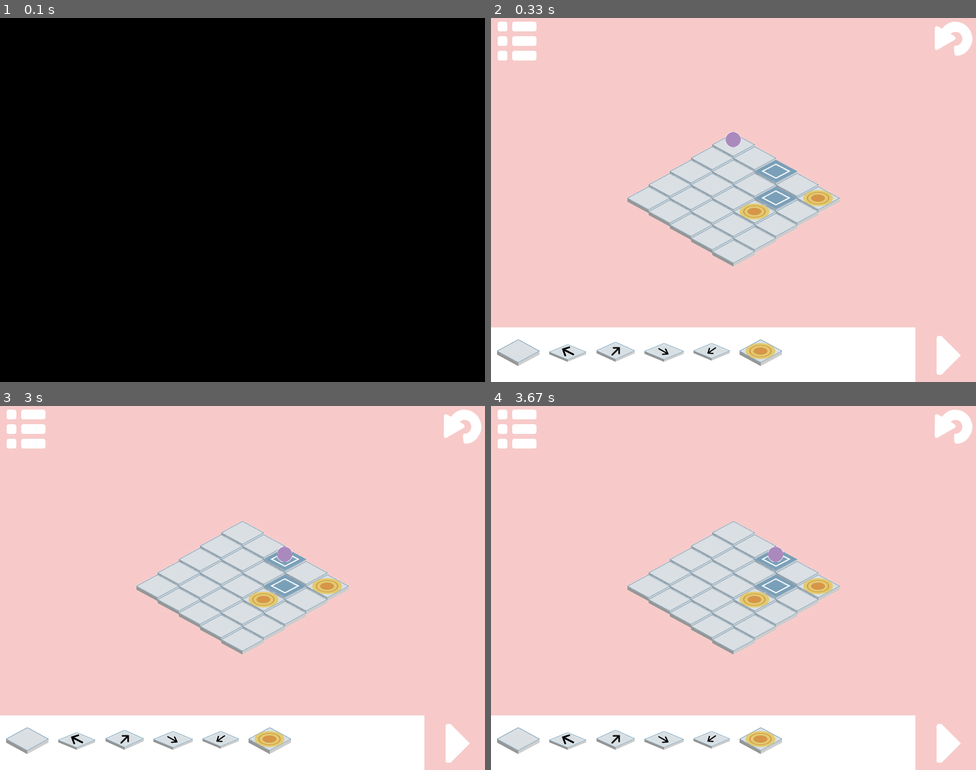
Above: before the commit, frames 1-4 (two rows, left to right).
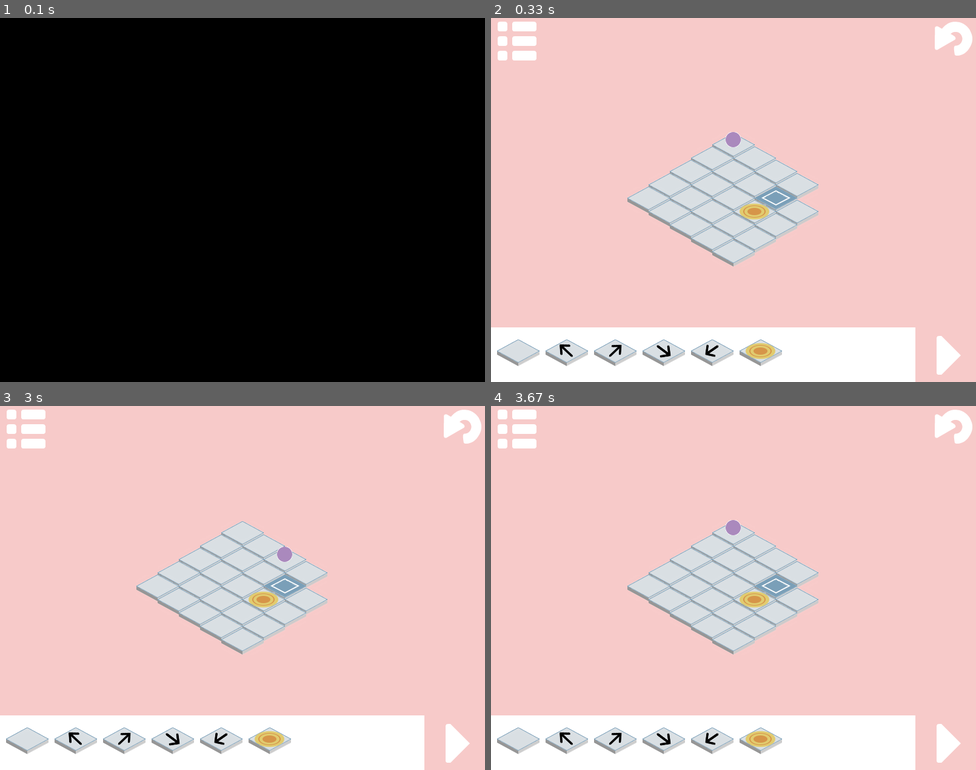
Above: after the commit, the same moments.

Repository: ameliakuang/112TP
Game: pygame game, started from trial/Game.py
The game is run twice, just before and just after one commit, with the same random seed, the same clock (stepped at 60 frames per second) and the same inputs.
Inputs (mouse positions are in pixels of both pictures, inside the frame that each line leads up to):
- Up to frame 1 (0.1 s): no input
- Up to frame 2 (0.33 s): no input
- Up to frame 3 (3 s): press the mouse at (455, 431) at 0.37 s; move the mouse to (339, 460) at 0.47 s; release the mouse at (223, 489) at 0.6 s; press the mouse at (446, 733) at 0.7 s; move the mouse to (261, 711) at 0.8 s; release the mouse at (72, 693) at 0.93 s; press the mouse at (29, 435) at 1.2 s; move the mouse to (174, 486) at 1.3 s; release the mouse at (320, 537) at 1.43 s; press the mouse at (29, 435) at 1.8 s; move the mouse to (198, 442) at 1.9 s; release the mouse at (368, 449) at 2.03 s; move the mouse to (155, 471) at 2.4 s; click (155, 471) at 2.67 s
- Up to frame 4 (3.67 s): press the mouse at (946, 431) at 3.1 s; move the mouse to (796, 573) at 3.2 s; move the mouse to (646, 719) at 3.3 s; release the mouse at (646, 719) at 3.33 s

Frame 1 is identical in both runs. In frame 2, 1.6% of the frame differs, in the area x 11-72%, y 39-96%; in frame 3, 1.5%; in frame 4, 1.7%, in the area x 11-72%, y 31-96%.

Commit message:
add reset

Diff:
--- a/trial/Board.py
+++ b/trial/Board.py
@@ -41,9 +41,9 @@
             #pass
         return [[-1, 0, 0,0,0],
                 [0, 0, 0,0,0],
-                [8, 0, 0,0,0],
+                [0, 0, 0,0,0],
                 [0, 8, 5,0,0],
-                [5, 0, 0,0,0]]
+                [9, 0, 0,0,0]]
 
     def draw(self, screen):
         for row in range(len(self.board)):
--- a/trial/Game.py
+++ b/trial/Game.py
@@ -6,6 +6,7 @@
 from Control import *
 from Scene import *
 import utility
+import copy
 
 class Game(PygameGame):
     def init(self):
@@ -20,7 +21,7 @@
         ## self.boardObject is an object of the class Board
         ## self.board is the 2d list representation of the board object
         self.boardObject = Board(5, self.player)
-        self.board = self.boardObject.board
+        self.board = copy.deepcopy(self.boardObject.board)
 
         # Control
         self.begin = Begin(self.width, self.height)
@@ -87,6 +88,7 @@
     ########################
     def playGameKeyPressed(self, keyCode, modifier):
         pass
+
     def playGameMousePressed(self, x, y):
         pos = (x, y)
         if(self.beginRect.collidepoint(pos)):
@@ -105,6 +107,10 @@
             else:
                 self.player.row, self.player.col = (0,0)
                 print("You lose!")
+        if self.resetState:
+            self.board = copy.deepcopy(self.boardObject.board)
+            self.player.__init__()
+            self.resetState = False
 
     def playGameRedrawAll(self, screen):
         # Draw the board
--- a/trial/Player.py
+++ b/trial/Player.py
@@ -68,15 +68,6 @@
             self.col += self.dcol
 
 
-    def checkIfWin(self, row, col, board):
-        rows = cols = len(board)
-        for r in range(rows):
-            for c in range(cols):
-                if(board[r][c] == 8) and (row == r) and (col == c):
-                    return [True, (r, c)]
-        return False
-
-
     def teleport(self, row, col, board):
         rows = cols = len(board)
         for r in range(rows):
Binary file changed: trial/images/tiles/dire1.png
Binary file changed: trial/images/tiles/dire2.png
Binary file changed: trial/images/tiles/dire3.png
Binary file changed: trial/images/tiles/dire4.png
